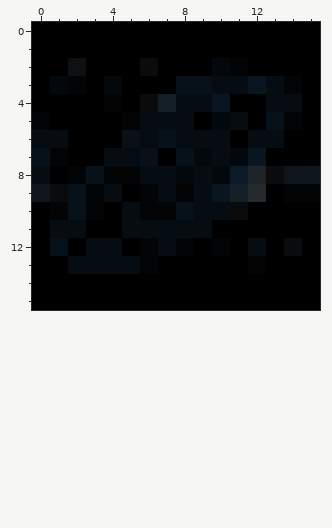
File history of a pixel-art sprite, favicon-16x16.png. Above, as it was before the edit.
The file is 16x16 pixels. Colours within 5 levels of each other are drawn and written as one.
After:
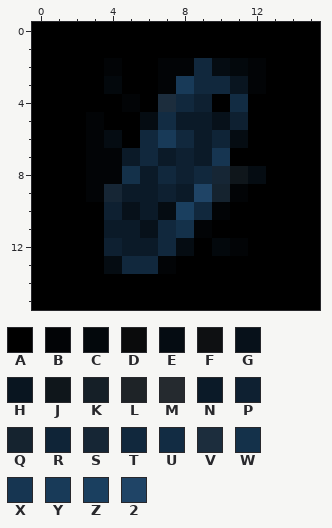
Palette (. is transparent): A #000000  B #020406  C #03080c  D #0a0b0c  E #050c12  F #0e1012  G #07111a  H #091520  J #0f161b  K #151f27  L #1e2327  M #252a2f  N #0b1a28  P #0e2031  Q #15232f  R #0f2437  S #162635  T #11283d  U #122c43  V #1c2d3d  W #14314a  X #163551  Y #183a58  Z #1a3f5f  2 #1f4466
The exact change:
@@ x 0..15 @@
  1 AAAAAAAAAAAAAAAA
- 2 AAFAAADAAACBAAAA
- 3 ACBACAAAGGEEHEBA
- 4 AAAABADKEEHAAEEA
- 5 BAAAABEEEACEAGBA
- 6 EEAAAGEGEEEAEEAA
- 7 GBAAEEGAGCECHAAA
- 8 EABGBBEECECNLDJJ
- 9 JDGBEABEBEHKMABB
-10 ABGBAEBBGEEDAAAA
-11 AEEAAEEEEEAAAAAA
-12 AGAEEABEBABAEADA
-13 AAEEEEBAAAAABAAA
+ 2 AAAABAABBTECBAAA
+ 3 AAAACAABYTTHBAAA
+ 4 AAAAABAVTPAUAAAA
+ 5 AAABAAEUNNGPAAAA
+ 6 AAABEATYTNREAAAA
+ 7 AAABBNTNPNXAAAAA
+ 8 AAABBWNTPTSJEAAA
+ 9 AAABSNNPN2QBAAAA
+10 AAAAPGNEZTBAAAAA
+11 AAAANNGTWBAAAAAA
+12 AAAAPNNTEACBAAAA
+13 AAAAETTBAAAAAAAA
 14 AAAAAAAAAAAAAAAA
Pixel boxes of the changes (left, top, right, bottom) in both pictures:
changed: (32, 58, 320, 274)
